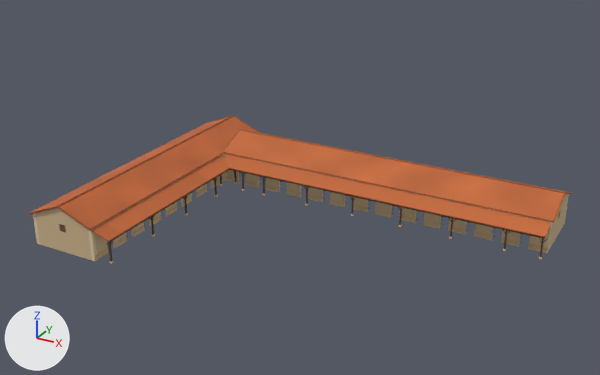
Two versions of the glTF model games/yorimichi/assets/belmonte/meshes/SM_BM_BE_3_Stables.glb, one commit apart.
Before and after are seen from a camera (50 mm lens) standing at (48.0, -84.4, 51.0) and looking at (-1.5, 5.7, 5.9). Lighting does not change. The marker at lower left points along +X, +Y and +Z. The older version comes first. Vertices at exactly the same position are counted once.

The older version as bpy lines, for what is in view:
```python
me_sm_be_3_stables = bpy.data.meshes.new('SM_BE_3_Stables')
me_sm_be_3_stables.from_pydata(...)  # 11484 vertices, 16244 faces; spans x -30.6..30.4, y -15.4..25.6, z -0.3..6.5
# faces by material slot: [8998, 3478, 686, 1648, 1376, 58]
me_sm_be_3_stables.materials.append(mat_bm_000_m_stone_074)
me_sm_be_3_stables.materials.append(mat_bm_001_m_ashlar_066)
me_sm_be_3_stables.materials.append(mat_bm_002_m_roof_034)
me_sm_be_3_stables.materials.append(mat_bm_003_m_wood_026)
me_sm_be_3_stables.materials.append(mat_bm_004_m_iron_015)
me_sm_be_3_stables.materials.append(mat_bm_005_m_glass_dark_006)
ob_sm_bm_be_3_stables = bpy.data.objects.new('SM_BM_BE_3_Stables', me_sm_be_3_stables)
ob_sm_bm_be_3_stables.location = (0.0, 0.0, 0.0)
```
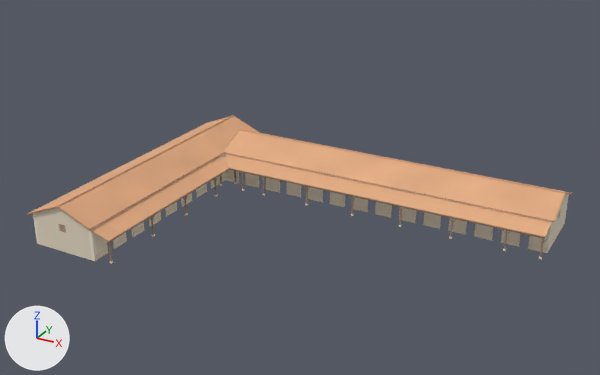
The edits, one by one:
me_sm_be_3_stables has 11484 vertices, 16244 faces and spans x -30.6..30.4, y -15.4..25.6, z -0.3..6.5.
me_sm_be_3_stables is used by ob_sm_bm_be_3_stables; location (0.0, 0.0, 0.0).
me_sm_be_3_stables part 1: 16244 faces centred in x -30.6..30.4, y -15.4..25.6, z -0.3..6.5 are repainted in the vertex colours; the middle colour goes from beige #ccb38c to pale yellow #e7dac4.

Pixel boxes [x1, y1, x2, y2] of what changed, in the pictures (600 x 375 px):
part 1 of me_sm_be_3_stables, recoloured (lighter): [27, 115, 572, 264] in both
